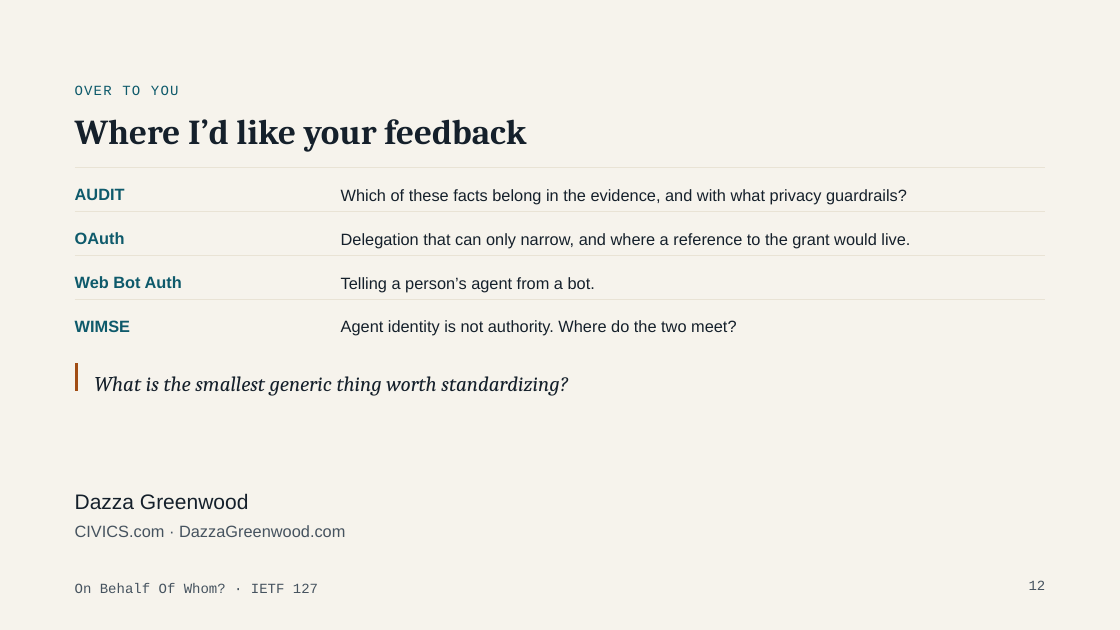
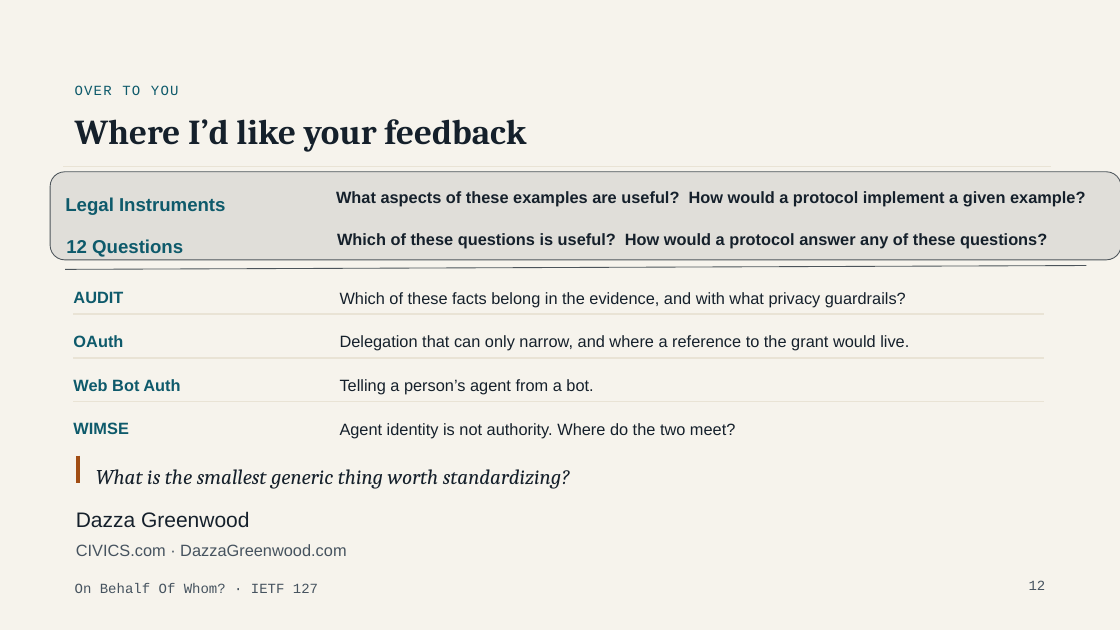
Before and after one commit to dazzaji/agent4whom, a slide deck: slide 15 of slides/IETF-Talk-V-0-6.pptx. Drawn at 1120x630 pixels with LibreOffice and Linux fonts; fonts in the diff are those of the drawing. Boxes give left, top, right and bottom in pixels: in the first picture for what was removed or moved away, otherwise in the second. Text is boxed around its words. In the diff, an @@ line names an element or a change of style, - is before the commit and + after.

Commit message:
revise slides

```diff
--- a/slides/IETF-Talk-V-0-6.pptx
+++ b/slides/IETF-Talk-V-0-6.pptx
@@ rounded rectangle added at <box>50,172,1120,260</box>, fill #E0DED9, outline #4D555B 0.75 pt @@
@@ line moved from (75, 168) - (1045, 168) to (63, 166) - (1051, 166) @@
@@ text added at <box>65,197,225,215</box>, 16 pt, text #0E5A6B, bold @@
+Legal Instruments
@@ text added at <box>336,191,1085,206</box>, 14 pt, text #15202B, bold @@
+What aspects of these examples are useful? How would a protocol implement a given example?
@@ text added at <box>66,239,183,257</box>, 16 pt, text #0E5A6B, bold @@
+12 Questions
@@ text added at <box>337,233,1047,249</box>, 14 pt, text #15202B, bold @@
+Which of these questions is useful? How would a protocol answer any of these questions?
@@ line added from (66, 270) to (1086, 266), #4D555B 0.75 pt @@
@@ 2 texts, 1 line: place and size @@
-2 texts, 1 line at <box>75,212,1045,249</box>
+2 texts, 1 line at <box>73,314,1044,351</box>
@@ 6 texts, 2 lines: place and size @@
-6 texts, 2 lines at <box>75,188,1045,336</box>
+6 texts, 2 lines at <box>73,291,1044,439</box>
@@ line moved from (76, 364) - (76, 391) to (78, 456) - (78, 483) @@
@@ text "What is the smallest generic ...": place and size @@
-text "What is the smallest generic ..." at <box>94,376,568,396</box>
+text "What is the smallest generic ..." at <box>96,469,570,489</box>
@@ text "Dazza Greenwood": place and size @@
-text "Dazza Greenwood" at <box>75,493,248,510</box>
+text "Dazza Greenwood" at <box>76,511,249,528</box>
@@ text "CIVICS.com · DazzaGreenwood.com": place and size @@
-text "CIVICS.com · DazzaGreenwood.com" at <box>75,525,345,537</box>
+text "CIVICS.com · DazzaGreenwood.com" at <box>76,544,346,556</box>
```
Also in this commit, not shown: 3 other slides changed, 3 other files.
